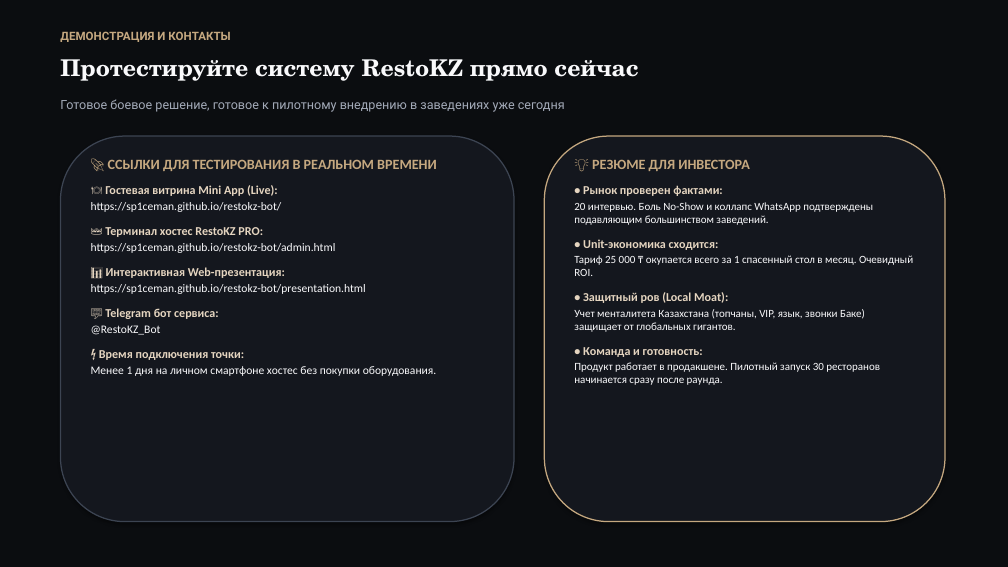
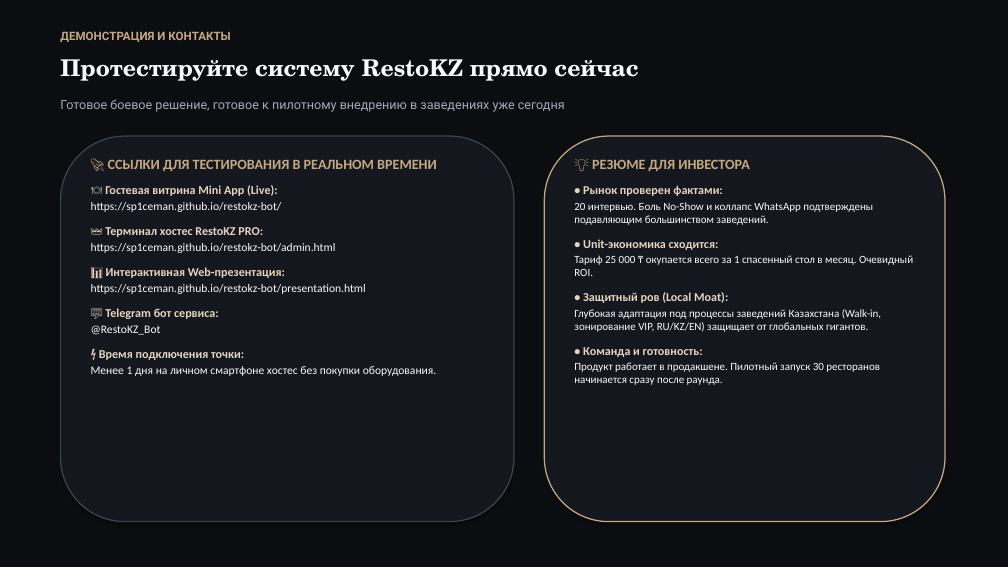
Before and after one commit to Sp1ceMan/restokz-bot, a slide deck: slide 15 of RestoKZ_Presentation.pptx. Drawn at 1008x567 pixels with LibreOffice and Linux fonts; fonts in the diff are those of the drawing. Boxes give left, top, right and bottom in pixels: in the first picture for what was removed or moved away, otherwise in the second. Text is boxed around its words. In the diff, an @@ line names an element or a change of style, - is before the commit and + after.

Commit message:
feat: replace mentality hypothesis with professional zoning and walk-in reservation hypothesis

```diff
--- a/RestoKZ_Presentation.pptx
+++ b/RestoKZ_Presentation.pptx
@@ text at bbox=[574, 309, 881, 332]: text changed @@
-Учет менталитета Казахстана (топчаны, VIP, язык, звонки Баке) защищает от глобальных гигантов.
+Глубокая адаптация под процессы заведений Казахстана (Walk-in, зонирование VIP, RU/KZ/EN) защищает от глобальных гигантов.
```
Also in this commit, not shown: 2 other slides changed, 4 other files.
